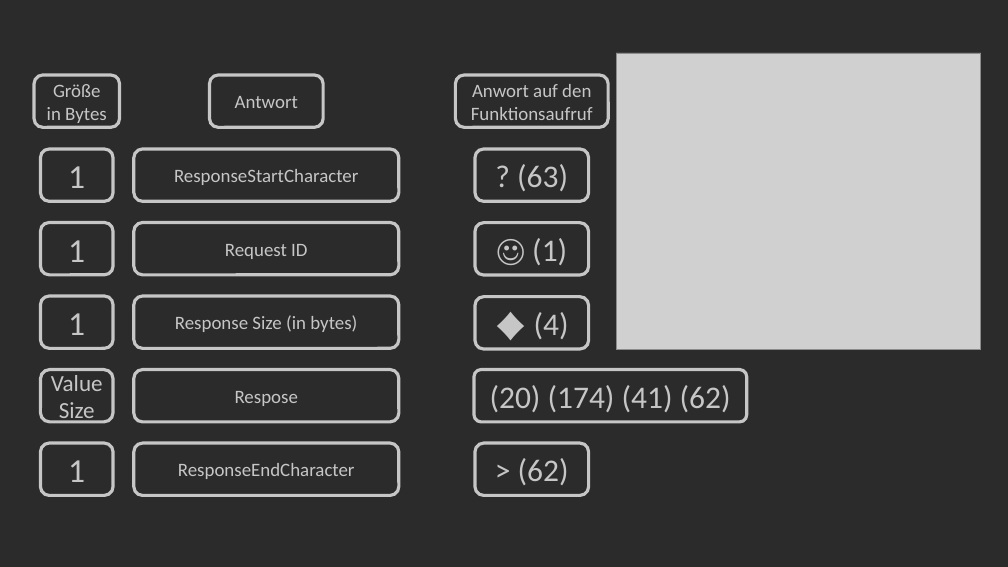
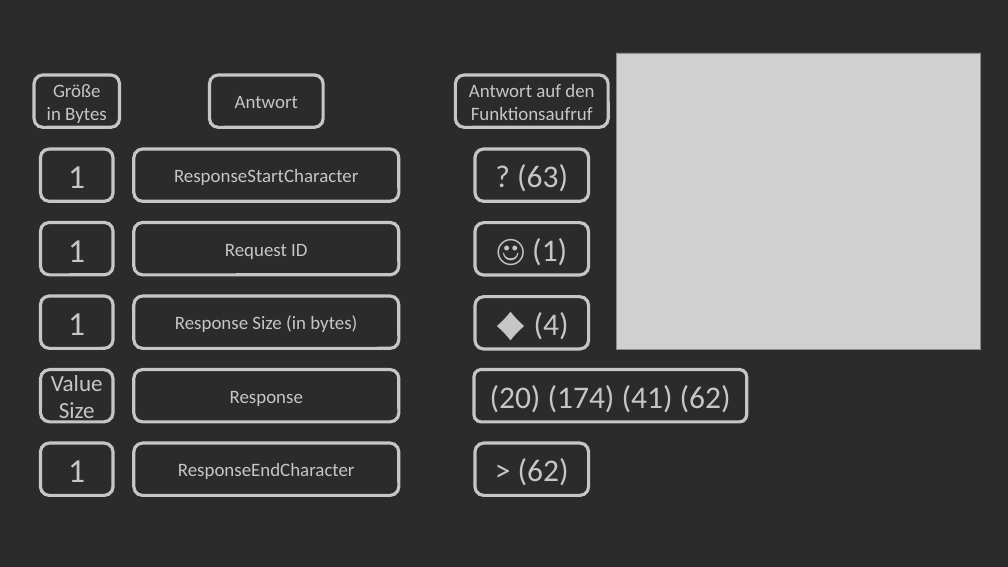
Before and after one commit to Bergschaf/Pyduino, a slide deck: slide 12 of Präsentation/Pyduino_Präsentation.pptx. Drawn at 1008x567 pixels with LibreOffice and Linux fonts; fonts in the diff are those of the drawing; grey boxes stand for pictures. Boxes give left, top, right and bottom in pixels: in the first picture for what was removed or moved away, otherwise in the second. Text is boxed around its words. In the diff, an @@ line names an element or a change of style, - is before the commit and + after.

```diff
--- a/Präsentation/Pyduino_Präsentation.pptx
+++ b/Präsentation/Pyduino_Präsentation.pptx
@@ text in rounded rectangle at box(469, 84, 594, 120): text changed @@
-Anwort auf den Funktionsaufruf
+Antwort auf den Funktionsaufruf
@@ text in rounded rectangle at box(230, 391, 303, 406): text changed @@
-Respose
+Response
```
Also in this commit, not shown: 1 other slide changed.
